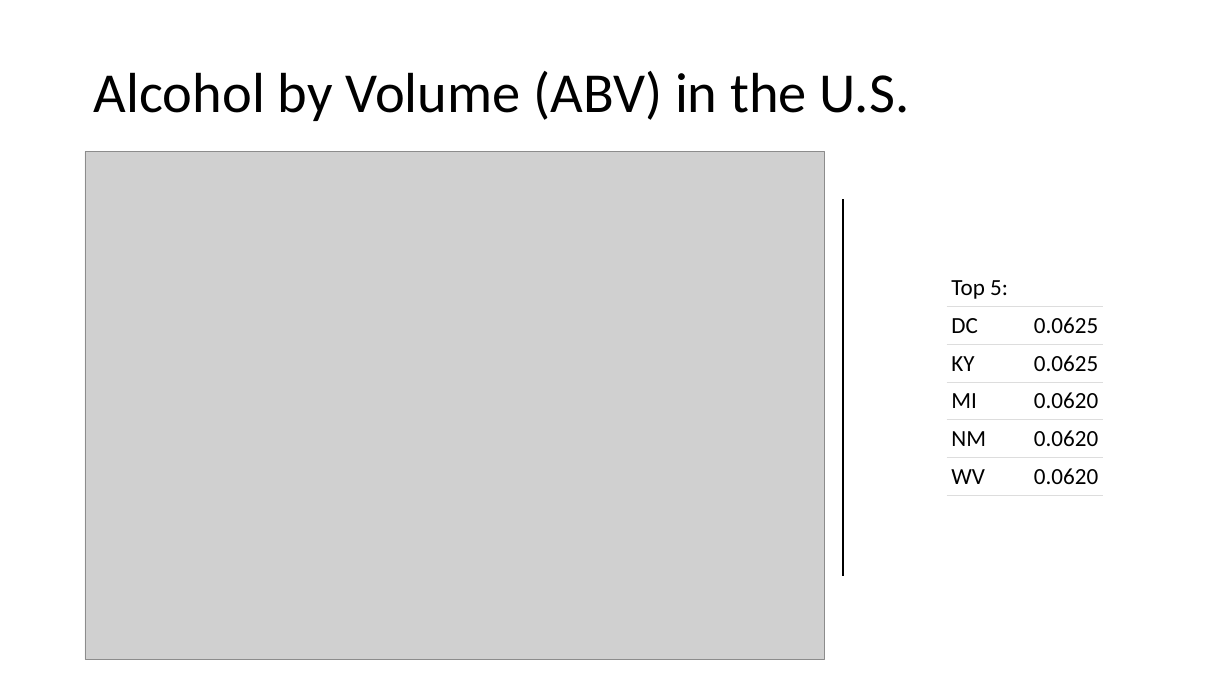
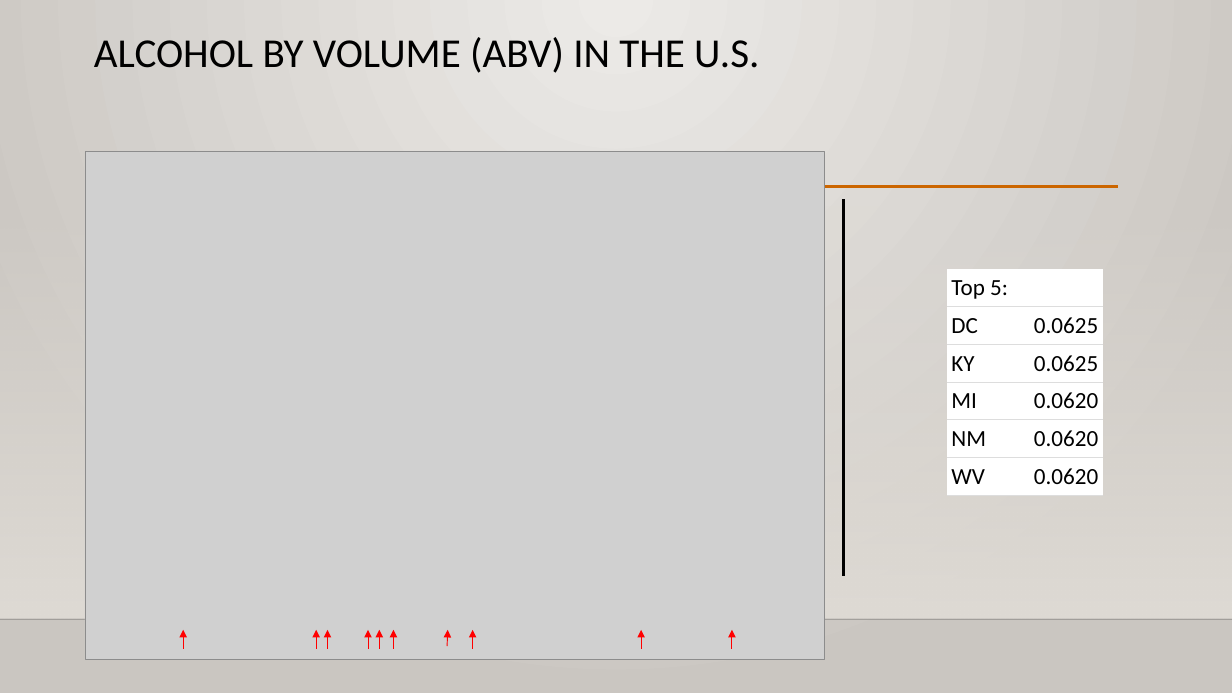
Before and after one commit to sjohnson1039/CaseStudy_01, a slide deck: slide 8 of CaseStudy_01.pptx (slide 6 before the commit). Drawn at 1232x693 pixels with LibreOffice and Linux fonts; fonts in the diff are those of the drawing; grey boxes stand for pictures; background and template pictures are left out. Boxes give left, top, right and bottom in pixels: in the first picture for what was removed or moved away, otherwise in the second. Text is boxed around its words. In the diff, an @@ line names an element or a change of style, - is before the commit and + after.

```diff
--- a/CaseStudy_01.pptx
+++ b/CaseStudy_01.pptx
@@ background #FFFFFF to gradient #ECEAE7 to #CAC7C1 @@
@@ title "ALCOHOL BY VOLUME (ABV) IN ..." at (94, 37, 759, 73): vertical alignment middle to top @@
@@ title at (94, 37, 759, 73): text changed; size 44 to 32 pt @@
-Alcohol by Volume (ABV) in the U.S.
+ALCOHOL BY VOLUME (ABV) IN THE U.S.
@@ rectangle added at (0, 204, 1232, 619), fill gradient #DFDBD5 @@
@@ line added from (147, 187) to (1118, 187), #CC6600 2.5 pt @@
@@ line (844, 200) - (844, 576): stroke #000000 1.5 pt to #000000 1.75 pt @@
@@ table at (946, 269, 1104, 493) @@
@@ fill none to #FFFFFF in 9 cells @@
@@ line added from (0, 619) to (1232, 619), #000001 1 pt @@
@@ arrow added from (183, 649) to (183, 630), #FF0000 0.75 pt @@
@@ arrow added from (316, 649) to (316, 630), #FF0000 0.75 pt @@
@@ arrow added from (327, 649) to (327, 630), #FF0000 0.75 pt @@
@@ arrow added from (368, 649) to (368, 630), #FF0000 0.75 pt @@
@@ arrow added from (380, 649) to (380, 630), #FF0000 0.75 pt @@
@@ arrow added from (394, 649) to (394, 630), #FF0000 0.75 pt @@
@@ arrow added from (447, 646) to (448, 630), #FF0000 0.75 pt @@
@@ arrow added from (473, 649) to (473, 630), #FF0000 0.75 pt @@
@@ arrow added from (641, 649) to (641, 630), #FF0000 0.75 pt @@
@@ arrow added from (732, 649) to (732, 630), #FF0000 0.75 pt @@
```
Also in this commit, not shown: 7 other slides changed, 3 slides added.
